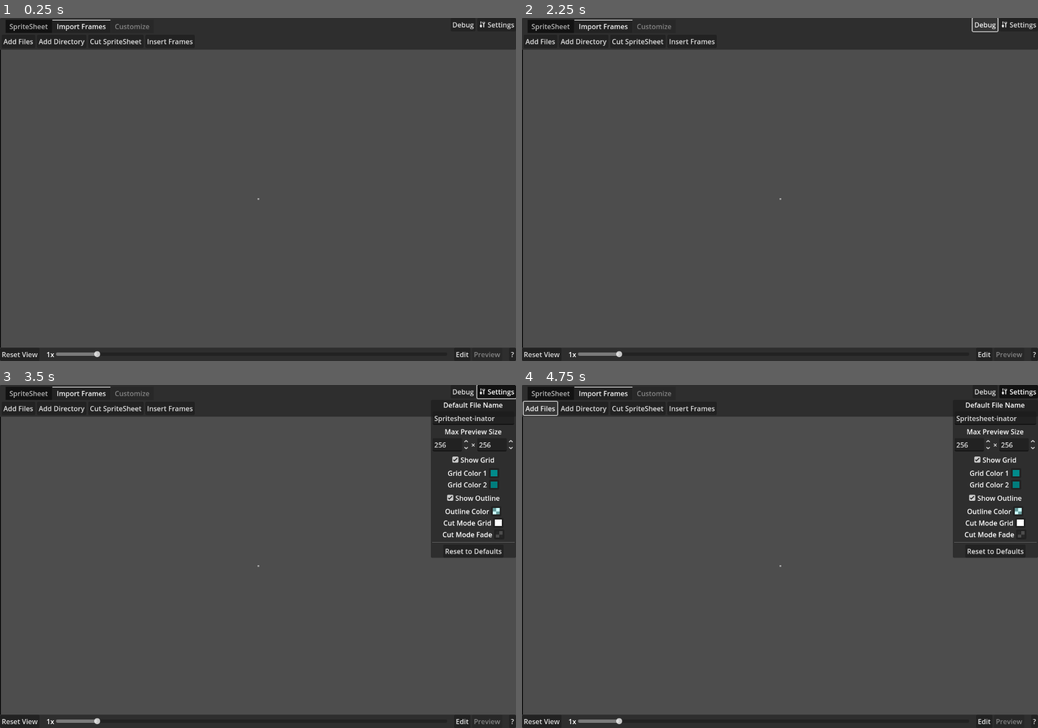
Above: before the commit, frames 1-4 (two rows, left to right).
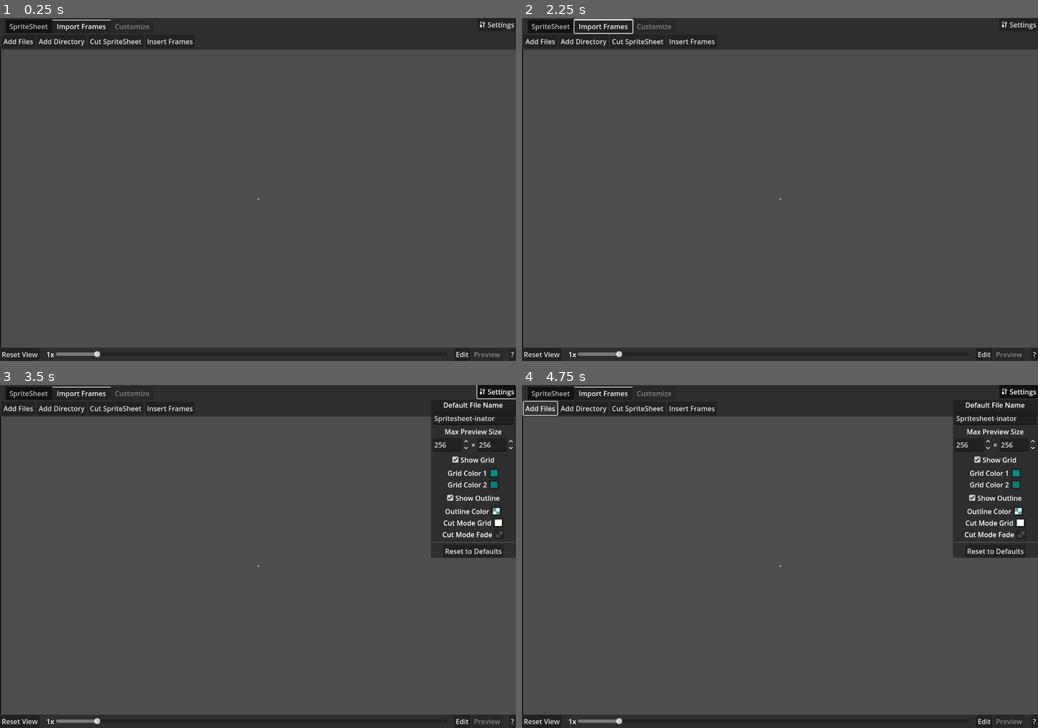
Above: after the commit, the same moments.

Repository: KoBeWi/Godot-Spritesheet-Generator
Game: Godot game, scene res://Scenes/Main.tscn
Same seed, same stepped clock (60 frames per second), same inputs: the game is played once before the commit and once after it. Before the commit the project starts from res://Rework/Main.tscn.
Inputs (mouse positions are in pixels of both pictures, inside the frame that each line leads up to):
- Up to frame 1 (0.25 s): no input
- Up to frame 2 (2.25 s): click "Cut SpriteSheet" at 0.5 s; click "Reset View" at 1.25 s; click (986, 24) at 2 s, where only the run before the commit has a clickable "Debug"
- Up to frame 3 (3.5 s): click "Settings" at 2.75 s
- Up to frame 4 (4.75 s): click "Reset to Defaults" at 3.5 s; click "Add Files" at 4.25 s

The runs differ from the first frame. In frame 1, less than 0.1% of the frame differs, in the area x 87-92%, y 1-4%; in frame 2, 0.2%, in the area x 10-93%, y 0-5%; in frame 3, less than 0.1%; in frame 4, less than 0.1%.

Commit message:
Reorganize files

Diff:
--- a/Rework/FrameContainer.tscn
+++ b/Scenes/FrameContainer.tscn
@@ -1,6 +1,6 @@
 [gd_scene load_steps=5 format=3 uid="uid://c6ce0mrlnw0ui"]
 
-[ext_resource type="Script" uid="uid://coxdruqfwxbxw" path="res://Rework/FrameContainer.gd" id="1_ed2o7"]
+[ext_resource type="Script" uid="uid://coxdruqfwxbxw" path="res://Scripts/FrameContainer.gd" id="1_civnp"]
 
 [sub_resource type="StyleBoxFlat" id="StyleBoxFlat_dq8w2"]
 draw_center = false
@@ -22,9 +22,10 @@
 height = 8
 
 [node name="FrameContainer" type="MarginContainer"]
+anchors_preset = -1
 offset_right = 100.0
 offset_bottom = 100.0
-script = ExtResource("1_ed2o7")
+script = ExtResource("1_civnp")
 
 [node name="Background" type="ColorRect" parent="."]
 layout_mode = 2
--- a/Rework/Main.tscn
+++ b/Scenes/Main.tscn
@@ -1,21 +1,21 @@
-[gd_scene load_steps=26 format=3 uid="uid://cmt0o8ktplo4k"]
-
-[ext_resource type="Script" uid="uid://608ekexaotwp" path="res://Rework/Main.gd" id="1_2hksu"]
-[ext_resource type="Script" uid="uid://c7avrf3pus5r" path="res://Rework/CropTool.gd" id="2_k8p4s"]
-[ext_resource type="Texture2D" uid="uid://cfqm8u5a0egpn" path="res://Rework/FileBrowse.svg" id="2_mgfer"]
-[ext_resource type="Texture2D" uid="uid://xbbbih1csjl2" path="res://Rework/Collapse.svg" id="2_nait6"]
-[ext_resource type="Script" uid="uid://dr100b5wjmjp2" path="res://Rework/SpriteSheetGrid.gd" id="2_npgqu"]
-[ext_resource type="Texture2D" uid="uid://xgelcjtfc6tb" path="res://Rework/Add.svg" id="3_7s4wt"]
-[ext_resource type="Script" uid="uid://cwhcm72el5371" path="res://Rework/NavigationArea.gd" id="3_fslw6"]
-[ext_resource type="Script" uid="uid://rvv4l0rd7dgc" path="res://Rework/Repack.gd" id="3_jmhy2"]
-[ext_resource type="Script" uid="uid://wjng7f8bgk2v" path="res://Rework/ImportFrames.gd" id="3_tsi6q"]
-[ext_resource type="Script" uid="uid://bjo3ieb5ra2du" path="res://Rework/Transform.gd" id="5_n055s"]
-[ext_resource type="Script" uid="uid://dm151lay1qtov" path="res://Rework/Preview.gd" id="7_b5t4d"]
-[ext_resource type="PackedScene" uid="uid://c6ce0mrlnw0ui" path="res://Rework/FrameContainer.tscn" id="7_j10sb"]
-[ext_resource type="Texture2D" uid="uid://do1032o0c7fx6" path="res://Rework/Tools.svg" id="8_t0fln"]
-[ext_resource type="Texture2D" uid="uid://o4p3468prkxm" path="res://Rework/Play.svg" id="9_ajsf6"]
-[ext_resource type="Script" uid="uid://de521126vdx1m" path="res://Rework/Edit.gd" id="11_o0wax"]
-[ext_resource type="Script" uid="uid://dv6e7gi372e2b" path="res://Rework/Settings.gd" id="11_rjar1"]
+[gd_scene load_steps=25 format=3 uid="uid://cmt0o8ktplo4k"]
+
+[ext_resource type="Script" uid="uid://608ekexaotwp" path="res://Scripts/Main.gd" id="1_2hksu"]
+[ext_resource type="Script" uid="uid://c7avrf3pus5r" path="res://Scripts/CropTool.gd" id="2_k8p4s"]
+[ext_resource type="Texture2D" uid="uid://cfqm8u5a0egpn" path="res://Icons/FileBrowse.svg" id="2_mgfer"]
+[ext_resource type="Texture2D" uid="uid://xbbbih1csjl2" path="res://Icons/Collapse.svg" id="2_nait6"]
+[ext_resource type="Script" uid="uid://dr100b5wjmjp2" path="res://Scripts/SpriteSheetGrid.gd" id="2_npgqu"]
+[ext_resource type="Texture2D" uid="uid://xgelcjtfc6tb" path="res://Icons/Add.svg" id="3_7s4wt"]
+[ext_resource type="Script" uid="uid://cwhcm72el5371" path="res://Scripts/NavigationArea.gd" id="3_fslw6"]
+[ext_resource type="Script" uid="uid://rvv4l0rd7dgc" path="res://Scripts/Repack.gd" id="3_jmhy2"]
+[ext_resource type="Script" uid="uid://wjng7f8bgk2v" path="res://Scripts/ImportFrames.gd" id="3_tsi6q"]
+[ext_resource type="Script" uid="uid://bjo3ieb5ra2du" path="res://Scripts/Transform.gd" id="5_n055s"]
+[ext_resource type="Script" uid="uid://dm151lay1qtov" path="res://Scripts/Preview.gd" id="7_b5t4d"]
+[ext_resource type="PackedScene" uid="uid://c6ce0mrlnw0ui" path="res://Scenes/FrameContainer.tscn" id="7_j10sb"]
+[ext_resource type="Texture2D" uid="uid://do1032o0c7fx6" path="res://Icons/Tools.svg" id="8_t0fln"]
+[ext_resource type="Texture2D" uid="uid://o4p3468prkxm" path="res://Icons/Play.svg" id="9_ajsf6"]
+[ext_resource type="Script" uid="uid://de521126vdx1m" path="res://Scripts/Edit.gd" id="11_o0wax"]
+[ext_resource type="Script" uid="uid://dv6e7gi372e2b" path="res://Scripts/Settings.gd" id="11_rjar1"]
 
 [sub_resource type="StyleBoxEmpty" id="StyleBoxEmpty_e06dd"]
 content_margin_top = 4.0
@@ -87,19 +87,6 @@
 border_width_right = 1
 border_width_bottom = 1
 
-[sub_resource type="GDScript" id="GDScript_k8p4s"]
-resource_name = "Debug"
-script/source = "extends Button
-
-func _pressed() -> void:
-	#owner.add_directory(\"res://Media/fireballoga/RunClubDown\")
-	#owner.add_directory(\"res://Media/fireballoga/red\")
-	$\"../../../VBoxContainer/PanelContainer/MarginContainer/Tabs/Import Frames\".add_directory(\"res://Ignored/Numbers\")
-	#$\"../../Repack\".repack_file(\"X:/Godot/Assets/SpriteShitter/CutterTest.png\")
-	#%RepackColumns.value = 3
-	#$\"../../Repack\"._confirm()
-"
-
 [node name="Main" type="MarginContainer"]
 anchors_preset = 15
 anchor_right = 1.0
@@ -129,7 +116,6 @@
 script = SubResource("GDScript_0amvt")
 
 [node name="SpriteSheet" type="HBoxContainer" parent="VBoxContainer/PanelContainer/MarginContainer/Tabs"]
-visible = false
 layout_mode = 2
 metadata/_tab_index = 0
 
@@ -172,6 +158,7 @@
 
 [node name="Import Frames" type="VBoxContainer" parent="VBoxContainer/PanelContainer/MarginContainer/Tabs"]
 unique_name_in_owner = true
+visible = false
 layout_mode = 2
 script = ExtResource("3_tsi6q")
 metadata/_tab_index = 1
@@ -876,21 +863,9 @@
 size_flags_vertical = 0
 mouse_filter = 2
 
-[node name="HBoxContainer" type="HBoxContainer" parent="Toolbar"]
+[node name="Button" type="Button" parent="Toolbar"]
 layout_mode = 2
 size_flags_horizontal = 8
-size_flags_vertical = 0
-alignment = 2
-
-[node name="Debug" type="Button" parent="Toolbar/HBoxContainer"]
-layout_mode = 2
-size_flags_horizontal = 8
-size_flags_vertical = 0
-text = "Debug"
-script = SubResource("GDScript_k8p4s")
-
-[node name="Button" type="Button" parent="Toolbar/HBoxContainer"]
-layout_mode = 2
 toggle_mode = true
 text = "Settings"
 icon = ExtResource("8_t0fln")
@@ -1090,7 +1065,7 @@
 [connection signal="pressed" from="Repack/VBoxContainer/HBoxContainer/VBoxContainer/HBoxContainer/Button2" to="Repack" method="_cancel"]
 [connection signal="draw" from="Repack/VBoxContainer/Control/MarginContainer/RepackPreview" to="Repack" method="_draw_grid"]
 [connection signal="toggled" from="Repack/VBoxContainer/Navigation/Button2" to="Repack/VBoxContainer/Navigation/Button2/PanelContainer" method="set_visible"]
-[connection signal="toggled" from="Toolbar/HBoxContainer/Button" to="Toolbar/Settings" method="set_visible"]
+[connection signal="toggled" from="Toolbar/Button" to="Toolbar/Settings" method="set_visible"]
 [connection signal="text_changed" from="Toolbar/Settings/MarginContainer/VBoxContainer/DefaultName" to="Toolbar/Settings" method="queue_update_settings"]
 [connection signal="value_changed" from="Toolbar/Settings/MarginContainer/VBoxContainer/HBoxContainer2/PreviewWidth" to="Toolbar/Settings" method="queue_update_settings"]
 [connection signal="value_changed" from="Toolbar/Settings/MarginContainer/VBoxContainer/HBoxContainer2/PreviewHeight" to="Toolbar/Settings" method="queue_update_settings"]
--- a/Rework/ModInstance.tscn
+++ b/Scenes/ModInstance.tscn
@@ -1,7 +1,7 @@
 [gd_scene load_steps=4 format=3 uid="uid://42kwe3m2hgqd"]
 
-[ext_resource type="Script" uid="uid://cw0itqvmedjyl" path="res://Rework/ModInstance.gd" id="1_xty0c"]
-[ext_resource type="Texture2D" uid="uid://bp2odtdd6puad" path="res://Rework/Close.svg" id="2_i7rcl"]
+[ext_resource type="Script" uid="uid://cw0itqvmedjyl" path="res://Scripts/ModInstance.gd" id="1_xty0c"]
+[ext_resource type="Texture2D" uid="uid://bp2odtdd6puad" path="res://Icons/Close.svg" id="2_i7rcl"]
 
 [sub_resource type="StyleBoxFlat" id="StyleBoxFlat_xty0c"]
 content_margin_left = 8.0
--- a/Rework/Preview.gd
+++ b/Scripts/Preview.gd
@@ -66,6 +66,6 @@
 	frame_time = 1.0 / value
 
 func update_play_button():
-	const PLAY = preload("res://Rework/Play.svg")
-	const PAUSE = preload("res://Rework/Pause.svg")
+	const PLAY = preload("uid://o4p3468prkxm")
+	const PAUSE = preload("uid://dnwtqj2a61hat")
 	play_button.icon = PAUSE if is_processing_internal() else PLAY
--- a/Rework/SpriteSheetGrid.gd
+++ b/Scripts/SpriteSheetGrid.gd
@@ -1,6 +1,6 @@
 extends GridContainer
 
-const FrameContainer = preload("res://Rework/FrameContainer.gd")
+const FrameContainer = preload("uid://coxdruqfwxbxw")
 
 @onready var edit: PanelContainer = %Edit
 @onready var preview: PanelContainer = %Preview
--- a/project.godot
+++ b/project.godot
@@ -12,7 +12,7 @@
 
 config/name="Spritesheet-inator"
 config/tags=PackedStringArray("tool")
-run/main_scene="res://Rework/Main.tscn"
+run/main_scene="res://Scenes/Main.tscn"
 config/features=PackedStringArray("4.5")
 config/icon="res://Icon.png"
 
Renamed: Rework/Add.svg -> Icons/Add.svg
Not shown, changed: Icons/Add.svg.import
Renamed: Rework/Close.svg -> Icons/Close.svg
Not shown, changed: Icons/Close.svg.import
Renamed: Rework/Collapse.svg -> Icons/Collapse.svg
Not shown, changed: Icons/Collapse.svg.import
Renamed: Rework/FileBrowse.svg -> Icons/FileBrowse.svg
Not shown, changed: Icons/FileBrowse.svg.import
Renamed: Rework/Pause.svg -> Icons/Pause.svg
Not shown, changed: Icons/Pause.svg.import
Renamed: Rework/Play.svg -> Icons/Play.svg
Not shown, changed: Icons/Play.svg.import
(and 26 more such lines)
